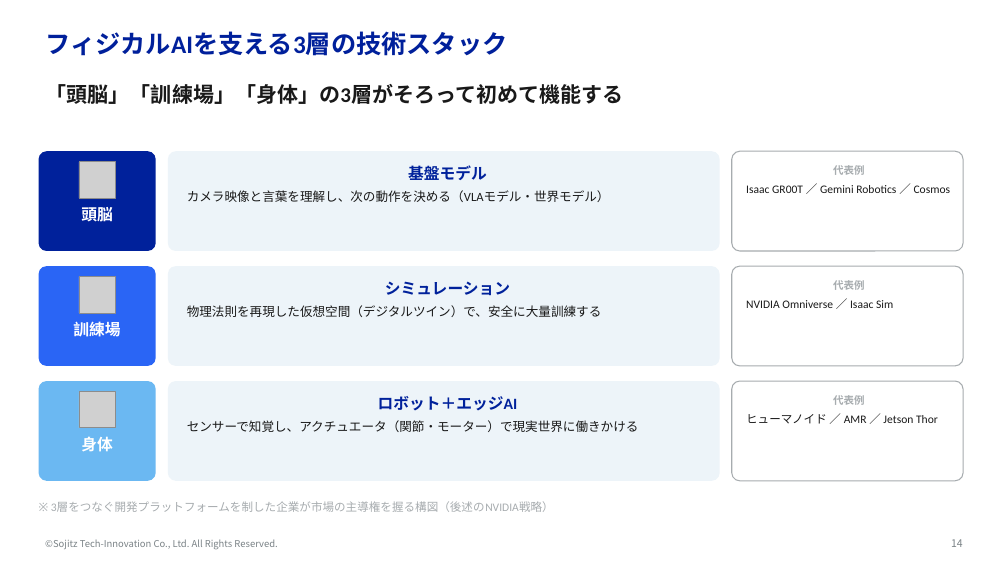
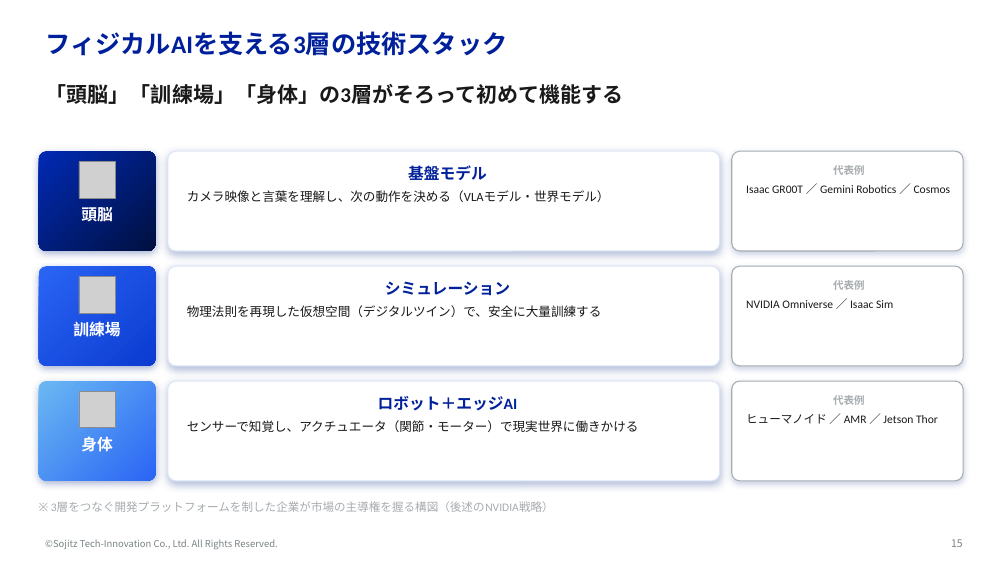
Before and after one commit to yktashiro2/aap, a slide deck: slide 15 of docs/フィジカルAI勉強会.pptx (slide 14 before the commit). Drawn at 1008x567 pixels with LibreOffice and Linux fonts; fonts in the diff are those of the drawing; grey boxes stand for pictures; background and template pictures are left out. Boxes give left, top, right and bottom in pixels: in the first picture for what was removed or moved away, otherwise in the second. Text is boxed around its words. In the diff, an @@ line names an element or a change of style, - is before the commit and + after.

```diff
--- a/docs/フィジカルAI勉強会.pptx
+++ b/docs/フィジカルAI勉強会.pptx
@@ rounded rectangle "頭脳" at (39, 151, 156, 251): fill #00219B to gradient #012AB5 to #001040; shadow on @@
@@ rounded rectangle "訓練場" at (39, 266, 156, 366): fill #2A65F5 to gradient #2A65F5 to #0B3BD0; shadow on @@
@@ rounded rectangle "身体" at (39, 381, 156, 481): fill #6BB8F2 to gradient #6BB8F2 to #2A65F5; shadow on @@
@@ fill #EDF4F9 to #FFFFFF; outline none to #DCE7F5 1 pt; shadow on in 3 elements at (168, 151, 720, 251), (168, 266, 720, 366), (168, 381, 720, 481) @@
@@ shadow on in 3 elements at (732, 151, 963, 251), (732, 266, 963, 366), (732, 381, 963, 481) @@
@@ page number at (951, 539, 963, 547): text changed @@
-14
+15
```
Also in this commit, not shown: 18 other slides changed, 1 slide added.
